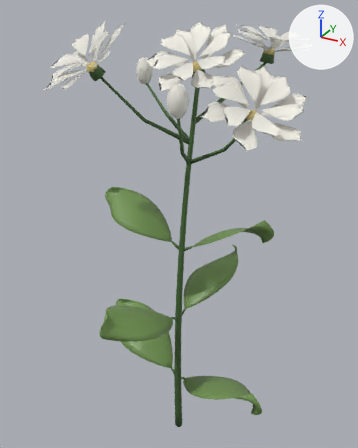
A saved change to the glTF model www/models/flowers/jasmine-rare-v2.glb.
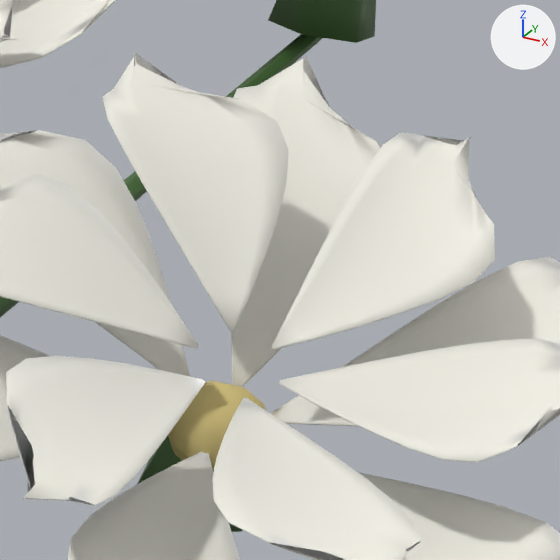
The first picture shows the older version from a 50 mm camera at (0.729, -1.325, 1.543) aimed at (-0.025, 0.047, 0.858). The close-ups show the older and then the newer version on the part from 62% to 84% of the width and 13% to 30% of the height of that picture. Only the edits that show in the close-ups are written down. Every picture has the same lights, and +X, +Y and +Z are marked at upper right. Vertices at exactly the same position are counted once.

The scene before the commit, as lines of its bpy script (objects in view):
```python
me_jasmine_rare_v2_center = bpy.data.meshes.new('jasmine-rare-v2-center')
me_jasmine_rare_v2_center.from_pydata(...)  # 252 vertices, 432 faces; spans x -0.218..0.293, y -0.166..0.286, z 1.266..1.426
me_jasmine_rare_v2_center.materials.append(mat_jasmine_center_002)
me_jasmine_rare_v2_petal = bpy.data.meshes.new('jasmine-rare-v2-petal')
me_jasmine_rare_v2_petal.from_pydata(...)  # 6356 vertices, 12512 faces; spans x -0.347..0.422, y -0.297..0.414, z 1.225..1.505
me_jasmine_rare_v2_petal.materials.append(mat_jasmine_petal_002)
me_jasmine_rare_v2_stem = bpy.data.meshes.new('jasmine-rare-v2-stem')
me_jasmine_rare_v2_stem.from_pydata(...)  # 536 vertices, 884 faces; spans x -0.215..0.289, y -0.236..0.292, z -0.001..1.414
me_jasmine_rare_v2_stem.materials.append(mat_jasmine_stem_002)
ob_jasmine_rare_v2_center = bpy.data.objects.new('jasmine-rare-v2-center', me_jasmine_rare_v2_center)
ob_jasmine_rare_v2_center.location = (0.0, 0.0, 0.0)
ob_jasmine_rare_v2_petal = bpy.data.objects.new('jasmine-rare-v2-petal', me_jasmine_rare_v2_petal)
ob_jasmine_rare_v2_petal.location = (0.0, 0.0, 0.0)
ob_jasmine_rare_v2_stem = bpy.data.objects.new('jasmine-rare-v2-stem', me_jasmine_rare_v2_stem)
ob_jasmine_rare_v2_stem.location = (0.0, 0.0, 0.0)
```
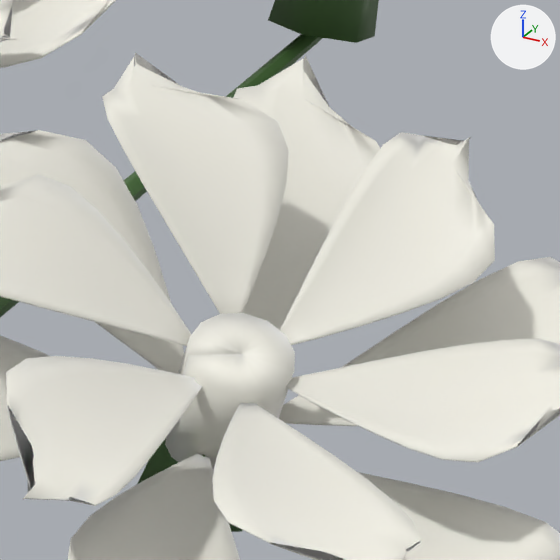
What differs and where, as boxes (x1, y1, x2, y2) in the close-ups (560 x 560 px; the box of a moved part takes in the faces that stretch with it):
'jasmine-rare-v2-stem', reshaped
    before: (0, 0, 376, 532)
    after: (0, 0, 379, 532)
part 1 of me_jasmine_rare_v2_petal, added
    after: (165, 313, 295, 472)
part 2 of me_jasmine_rare_v2_stem, moved or reshaped (mostly hidden)
    before: (138, 436, 242, 532)
    after: (138, 438, 242, 532)
part 3 of me_jasmine_rare_v2_center, moved or reshaped (not visible afterwards)
    before: (168, 381, 266, 470)

Edits to the bpy script that builds the scene:
```text
Change me_jasmine_rare_v2_petal:
    used by ob_jasmine_rare_v2_petal; location = (0.0, 0.0, 0.0)
    remove me_jasmine_rare_v2_petal.from_pydata(...)  # 6356 vertices, 12512 faces; spans x -0.347..0.422, y -0.297..0.414, z 1.225..1.505
    add me_jasmine_rare_v2_petal.from_pydata(...)  # 6826 vertices, 13456 faces; spans x -0.347..0.422, y -0.297..0.414, z 1.225..1.505
    me_jasmine_rare_v2_petal part 1: a new loose piece of 116 vertices spanning x 0.256..0.307, y -0.137..-0.084, z 1.267..1.324, in mat_jasmine_petal_002
    other edits to the shape of me_jasmine_rare_v2_petal do not show in these pictures
Change me_jasmine_rare_v2_stem:
    used by ob_jasmine_rare_v2_stem; location = (0.0, 0.0, 0.0)
    remove me_jasmine_rare_v2_stem.from_pydata(...)  # 536 vertices, 884 faces; spans x -0.215..0.289, y -0.236..0.292, z -0.001..1.414
    add me_jasmine_rare_v2_stem.from_pydata(...)  # 536 vertices, 884 faces; spans x -0.218..0.293, y -0.236..0.292, z -0.001..1.42
    me_jasmine_rare_v2_stem part 2: all 12 vertices in x 0.261..0.289, y -0.117..-0.088, z 1.273..1.292 are scaled about their middle by 1.1, then moved by (0.002, -0.003, 0.004)
    other edits to the shape of me_jasmine_rare_v2_stem do not show in these pictures
Change me_jasmine_rare_v2_center:
    used by ob_jasmine_rare_v2_center; location = (0.0, 0.0, 0.0)
    remove me_jasmine_rare_v2_center.from_pydata(...)  # 252 vertices, 432 faces; spans x -0.218..0.293, y -0.166..0.286, z 1.266..1.426
    add me_jasmine_rare_v2_center.from_pydata(...)  # 252 vertices, 432 faces; spans x -0.213..0.289, y -0.164..0.278, z 1.28..1.43
    me_jasmine_rare_v2_center part 3: the loose piece of 63 vertices spanning x 0.258..0.293, y -0.12..-0.085, z 1.266..1.298 is scaled about its middle by (0.574, 0.578, 0.605), then moved by (0.003, -0.004, 0.007)
    other edits to the shape of me_jasmine_rare_v2_center do not show in these pictures
```
